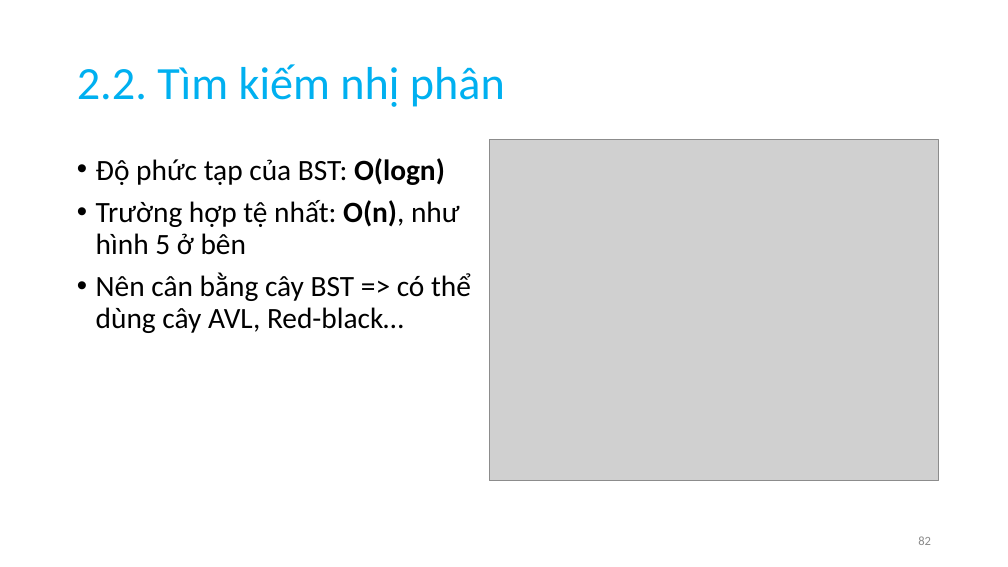
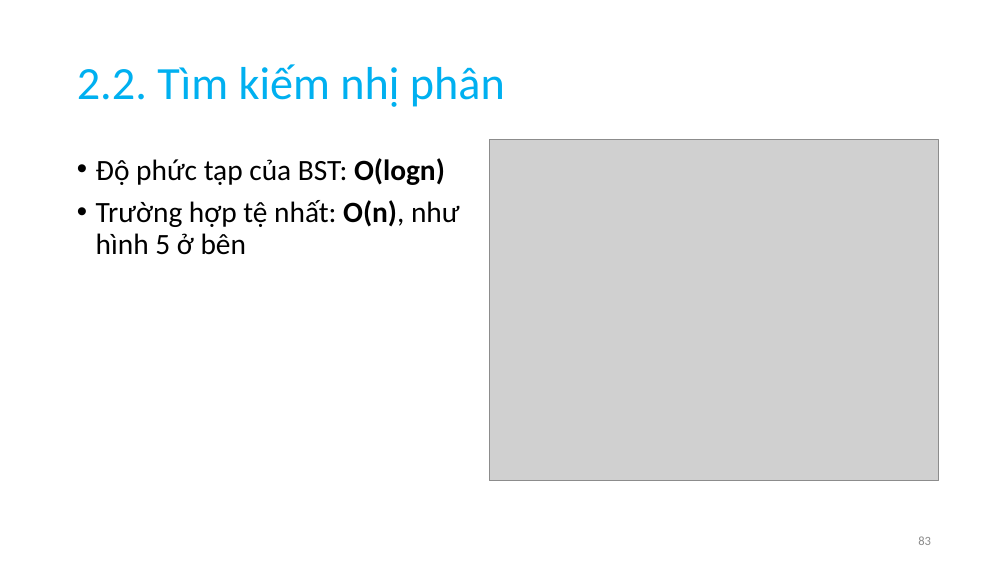
Before and after one commit to anhtuta/Notes, a slide deck: slide 83 of DSA.pptx (slide 82 before the commit). Drawn at 1008x567 pixels with LibreOffice and Linux fonts; fonts in the diff are those of the drawing; grey boxes stand for pictures. Boxes give left, top, right and bottom in pixels: in the first picture for what was removed or moved away, otherwise in the second. Text is boxed around its words. In the diff, an @@ line names an element or a change of style, - is before the commit and + after.

```diff
--- a/DSA.pptx
+++ b/DSA.pptx
@@ text at [96, 272, 471, 333]: paragraph removed @@
-• Nên cân bằng cây BST => có thể dùng cây AVL, Red-black…
```
Also in this commit, not shown: 5 other slides changed, 4 slides added.
